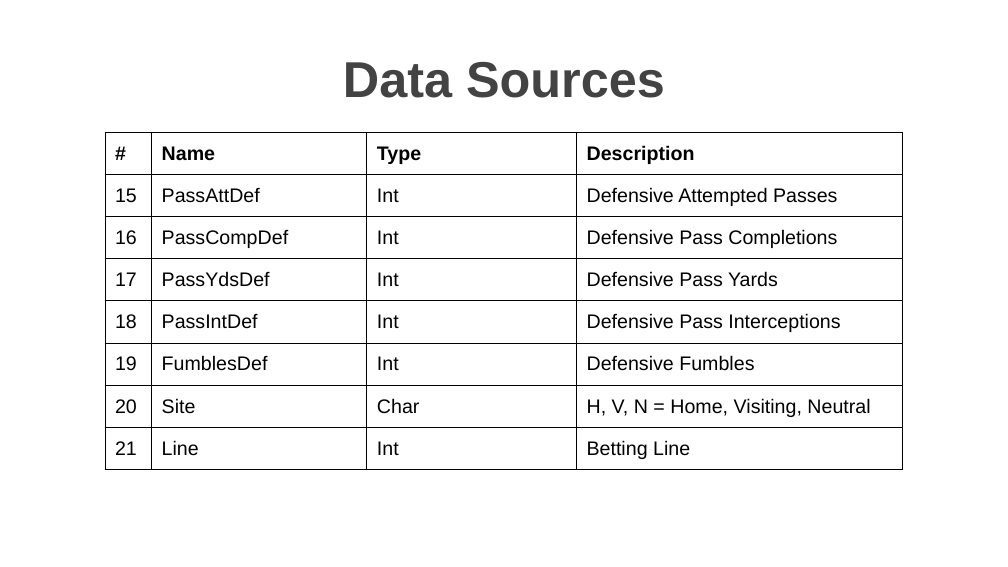
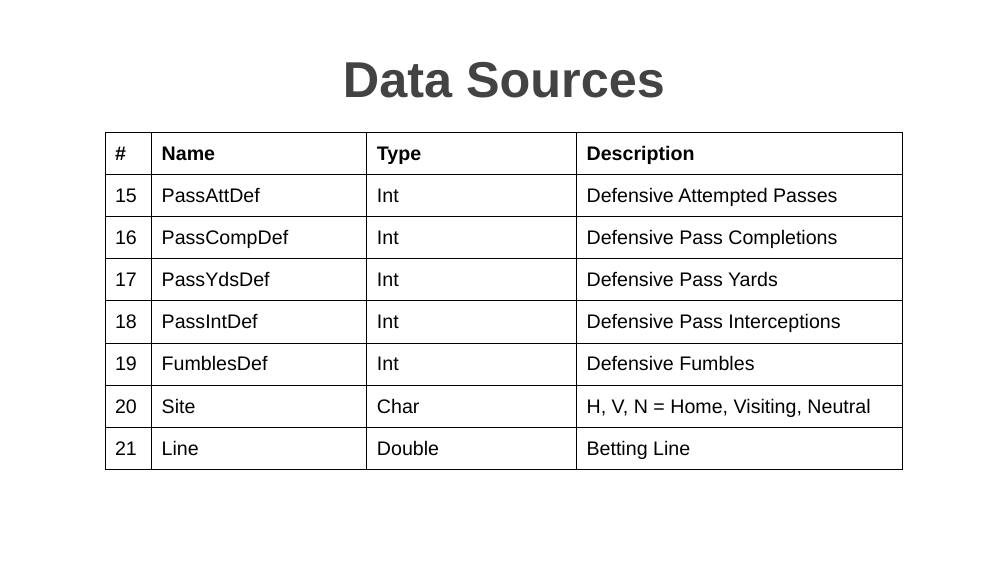
Before and after one commit to kylesparker93/CS3654, a slide deck: slide 6 of Final Project/CMDA Final Presentation.pptx. Drawn at 1008x567 pixels with LibreOffice and Linux fonts; fonts in the diff are those of the drawing; background and template pictures are left out. Boxes give left, top, right and bottom in pixels: in the first picture for what was removed or moved away, otherwise in the second. Text is boxed around its words. In the diff, an @@ line names an element or a change of style, - is before the commit and + after.

```diff
--- a/Final Project/CMDA Final Presentation.pptx
+++ b/Final Project/CMDA Final Presentation.pptx
@@ table at [105, 132, 903, 463] @@
-row 8, column 3: Int
+row 8, column 3: Double
```
Also in this commit, not shown: 3 other slides changed, 1 other file.
